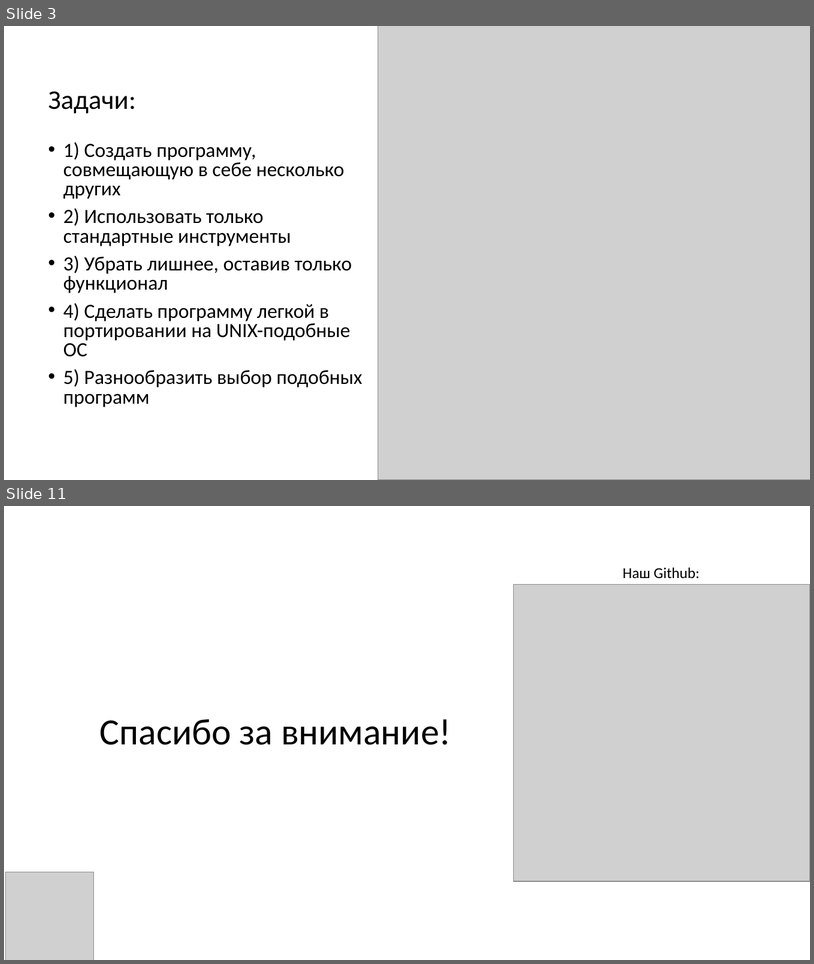
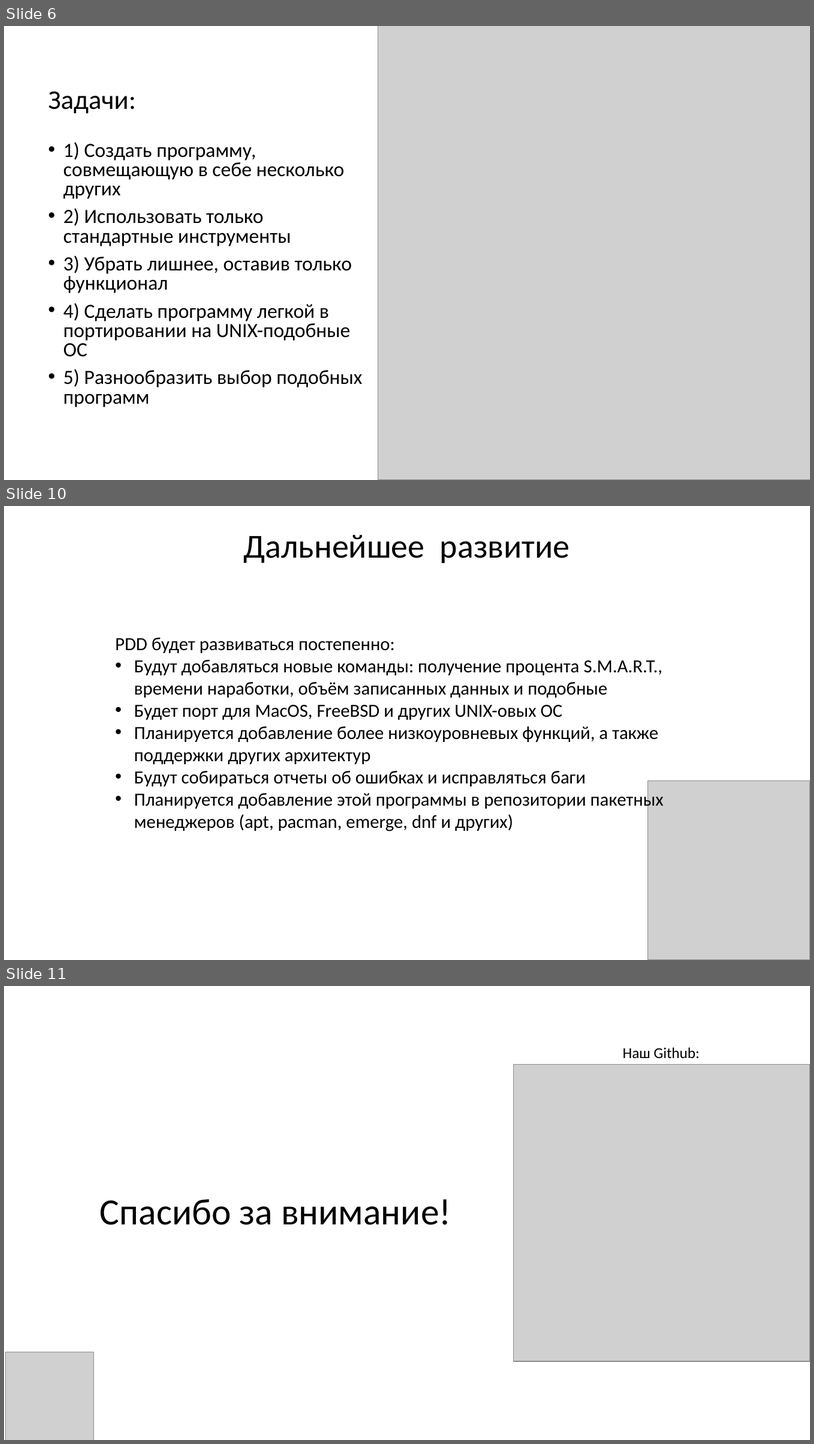
Before and after one commit to Arbuzz33/PDD, a slide deck: docs/PDD.pptx. Shown one above the other, each under a label of ours: slides 3 and 11 before the commit, slides 6, 10 and 11 after it; the slides between them are not shown. The pictures are 814x964 and 814x1444 pixels, drawn with LibreOffice and Linux fonts; fonts in the diff are those of the drawing; grey boxes stand for pictures. Boxes give left, top, right and bottom in pixels: in the first picture for what was removed or moved away, otherwise in the second. Text is boxed around its words. In the diff, an @@ line names an element or a change of style, - is before the commit and + after.

```diff
--- a/docs/PDD.pptx
+++ b/docs/PDD.pptx
@@ slide 10 added at (x1=4, y1=506, x2=810, y2=960), background #FFFFFF @@
@@ title added at (x1=244, y1=535, x2=570, y2=563), 40 pt, text #000000 @@
+Дальнейшее развитие
@@ text added at (x1=115, y1=637, x2=664, y2=831), 22 pt, text #000000 @@
+PDD будет развиваться постепенно:
+• Будут добавляться новые команды: получение процента S.M.A.R.T., времени наработки, объём записанных данных и подобные
+• Будет порт для MacOS, FreeBSD и других UNIX-овых ОС
+• Планируется добавление более низкоуровневых функций, а также поддержки других архитектур
+• Будут собираться отчеты об ошибках и исправляться баги
+• Планируется добавление этой программы в репозитории пакетных менеджеров (apt, pacman, emerge, dnf и других)
@@ picture added at (x1=648, y1=781, x2=810, y2=960) @@
@@ what was slide 3 is now slide 6 @@
```
Also in this commit, not shown: 3 slides changed, 4 other slides added, 5 slides removed, 1 other file.
